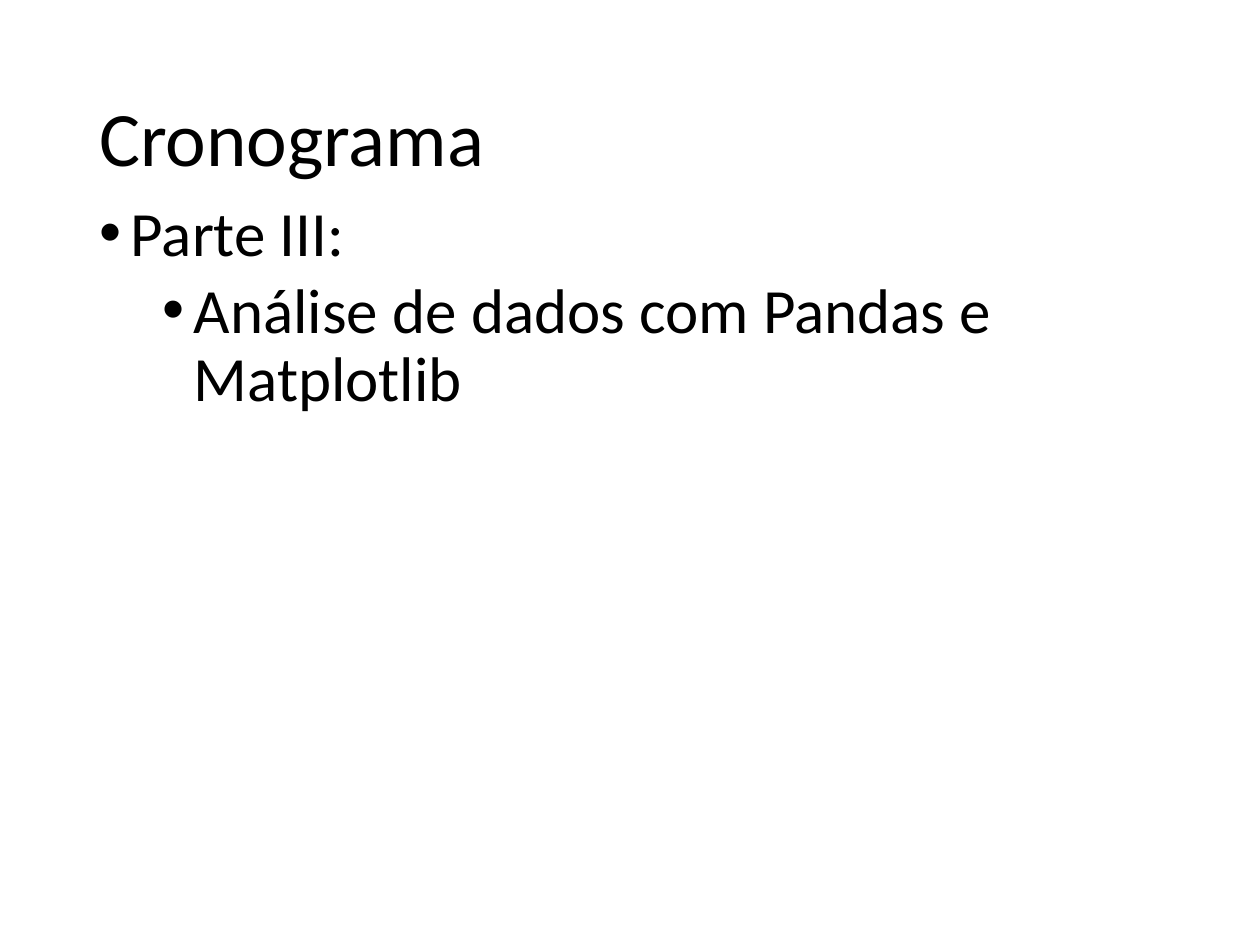
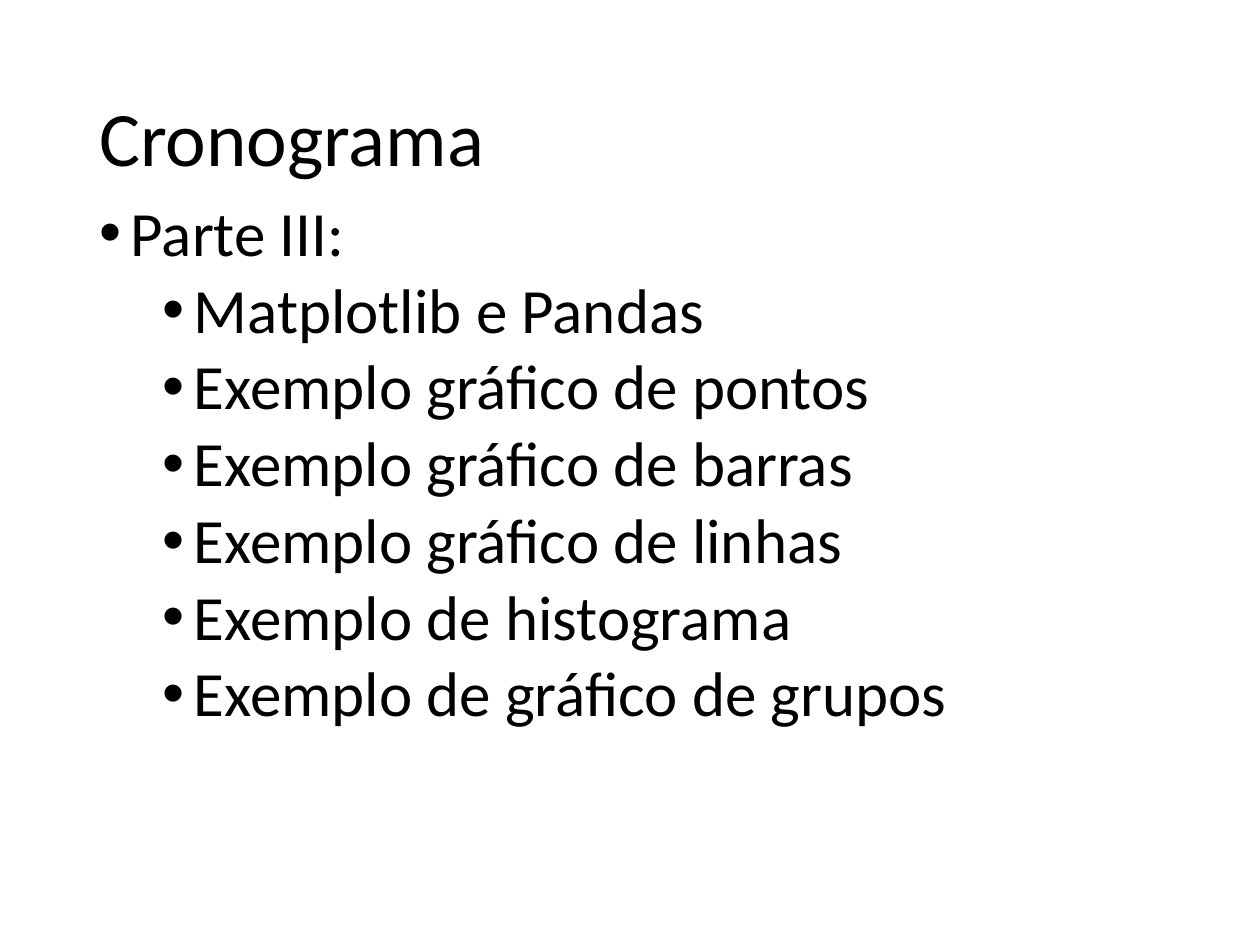
Before and after one commit to fernandoFernandeSantos/minicurso_python_2019, a slide deck: slide 4 of aula.pptx. Drawn at 1260x945 pixels with LibreOffice and Linux fonts; fonts in the diff are those of the drawing. Boxes give left, top, right and bottom in pixels: in the first picture for what was removed or moved away, otherwise in the second. Text is boxed around its words. In the diff, an @@ line names an element or a change of style, - is before the commit and + after.

```diff
--- a/aula.pptx
+++ b/aula.pptx
@@ text at box(194, 289, 947, 727): text changed @@
-  • Análise de dados com Pandas e Matplotlib
+  • Matplotlib e Pandas
+  • Exemplo gráfico de pontos
+  • Exemplo gráfico de barras
+  • Exemplo gráfico de linhas
+  • Exemplo de histograma
+  • Exemplo de gráfico de grupos
```
Also in this commit, not shown: 14 other slides changed, 11 slides added, 2 slides removed, 1 other file.
